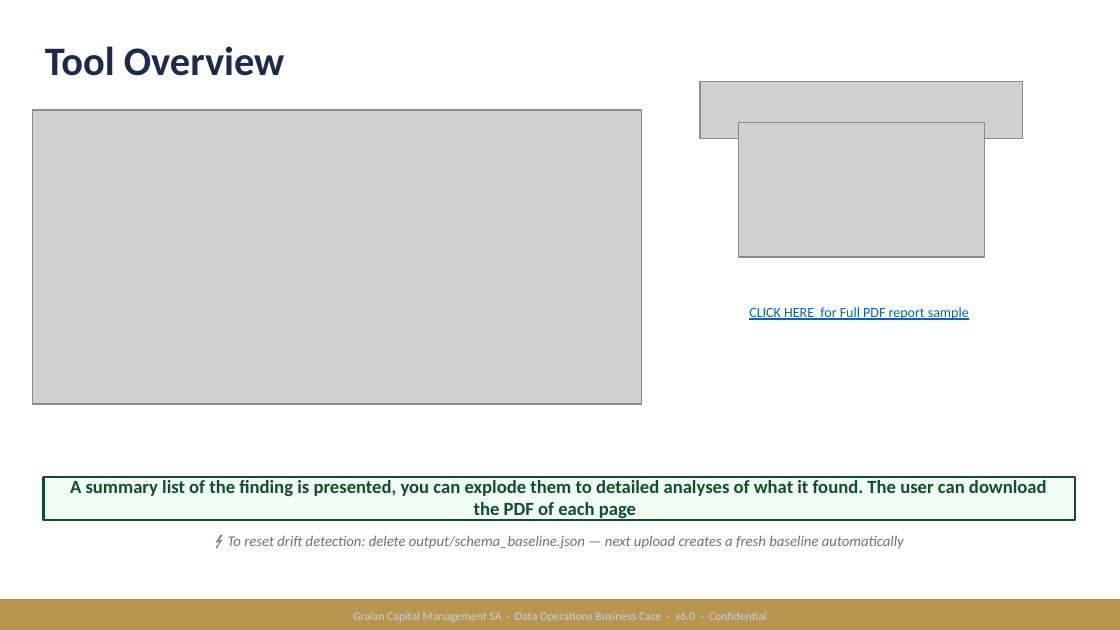
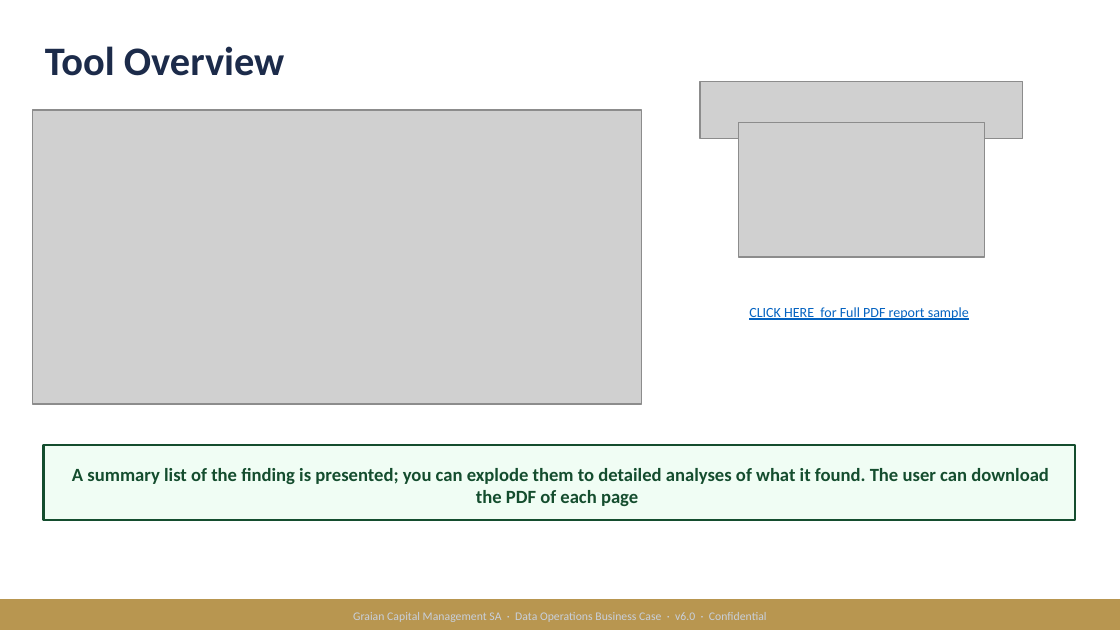
Before and after one commit to rochaadrielea/Loan-Risk-Monitoring-Platform, a slide deck: slide 16 of Graian_AdieleRochaWeisz_v7.pptx (slide 15 before the commit). Drawn at 1120x630 pixels with LibreOffice and Linux fonts; fonts in the diff are those of the drawing; grey boxes stand for pictures. Boxes give left, top, right and bottom in pixels: in the first picture for what was removed or moved away, otherwise in the second. Text is boxed around its words. In the diff, an @@ line names an element or a change of style, - is before the commit and + after.

```diff
--- a/Graian_AdieleRochaWeisz_v7.pptx
+++ b/Graian_AdieleRochaWeisz_v7.pptx
@@ rectangle: place and size @@
-rectangle at box(44, 477, 1075, 520)
+rectangle at box(44, 445, 1075, 520)
@@ text at box(72, 468, 1049, 506): text changed @@
-A summary list of the finding is presented, you can explode them to detailed analyses of what it found. The user can download the PDF of each page
+A summary list of the finding is presented; you can explode them to detailed analyses of what it found. The user can download the PDF of each page
@@ text removed at box(228, 536, 904, 549) @@
-⚡ To reset drift detection: delete output/schema_baseline.json — next upload creates a fresh baseline automatically
```
Also in this commit, not shown: 4 other slides changed, 1 slide added, 2 slides removed, 3 other files.
